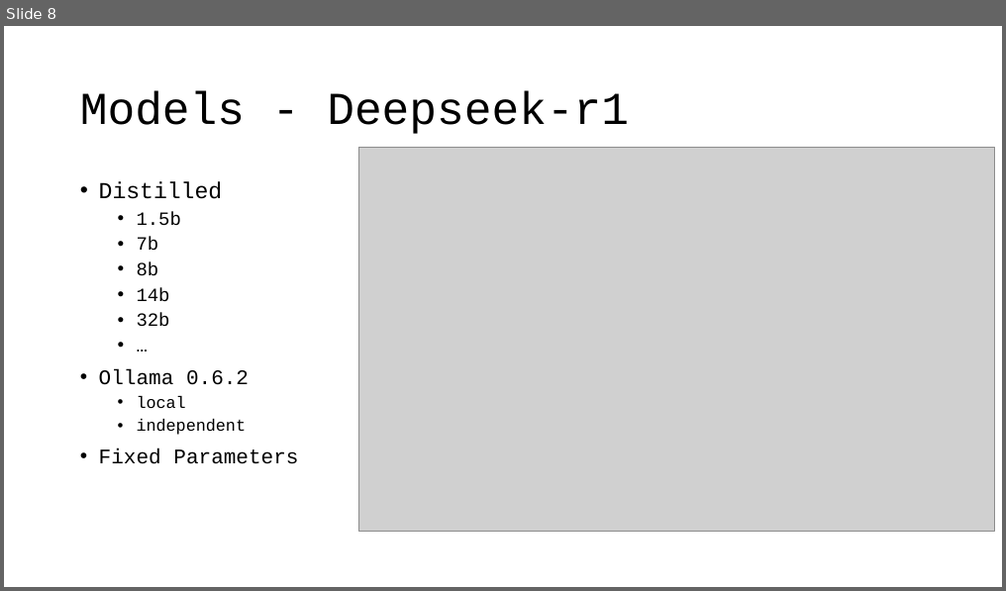
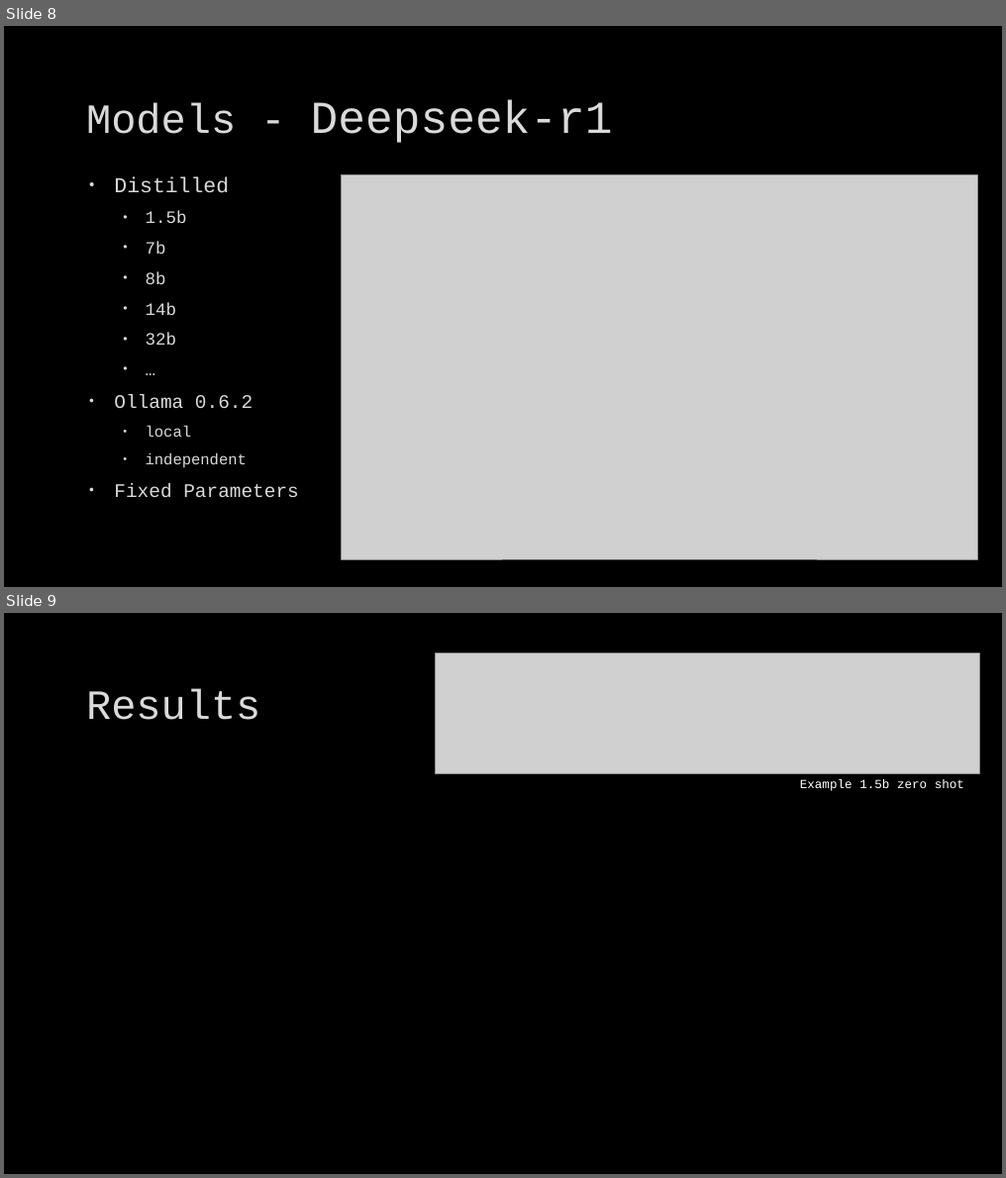
Before and after one commit to as-cal8/RBST-prompt-engineering, a slide deck: presentation/RBST_prompt-eng [Autosaved].pptx. Shown one above the other, each under a label of ours: slide 8 before the commit, slides 8 and 9 after it. The pictures are 1006x591 and 1006x1178 pixels, drawn with LibreOffice and Linux fonts; fonts in the diff are those of the drawing; grey boxes stand for pictures; background and template pictures are left out. Boxes give left, top, right and bottom in pixels: in the first picture for what was removed or moved away, otherwise in the second. Text is boxed around its words. In the diff, an @@ line names an element or a change of style, - is before the commit and + after.

```diff
--- a/presentation/RBST_prompt-eng [Autosaved].pptx
+++ b/presentation/RBST_prompt-eng [Autosaved].pptx
@@ slide 9 added at <box>4,613,1002,1174</box>, background picture (left out) @@
@@ picture added at <box>436,654,980,774</box> @@
@@ title added at <box>86,688,260,720</box>, 40 pt, text #DADADA @@
+Results
@@ text added at <box>800,779,964,791</box>, 12 pt, text #FFFFFF @@
+Example 1.5b zero shot
@@ slide 8 changed as well @@
@@ background #FFFFFF to picture (left out) @@
@@ title "Models - Deepseek-r1": place and size @@
-title "Models - Deepseek-r1" at <box>80,92,629,134</box>
+title "Models - Deepseek-r1" at <box>86,101,613,143</box>
@@ title "Models - Deepseek-r1" at <box>86,101,613,143</box>: size 44 to 40 pt in "Models -"; text colour #000000 to #DADADA, letter outline none to #404040 0.75 pt; line spacing 0.9 to 1 @@
@@ text "Distilled": place and size @@
-text "Distilled" at <box>99,181,298,465</box>
+text "Distilled" at <box>114,177,298,497</box>
@@ text "Distilled" at <box>114,177,298,497</box>: size 22 to 20.4 pt in "Distilled"; text colour #000000 to #DADADA, letter outline none to #404040 0.75 pt; size 18 to 16.6 pt in "1.5b", "7b", "8b", "14b" and 2 more places; size 20 to 18.5 pt in "Ollama 0.6.2", "Fixed Parameters"; size 16 to 14.8 pt in "local", "independent"; indent changed; line spacing 0.9 to 1; more space between paragraphs @@
@@ picture: place and size @@
-picture at <box>358,148,995,532</box>
+picture at <box>342,174,978,560</box>
```
Also in this commit, not shown: 10 other slides changed, 2 other slides added, 2 slides removed, 2 other files.
